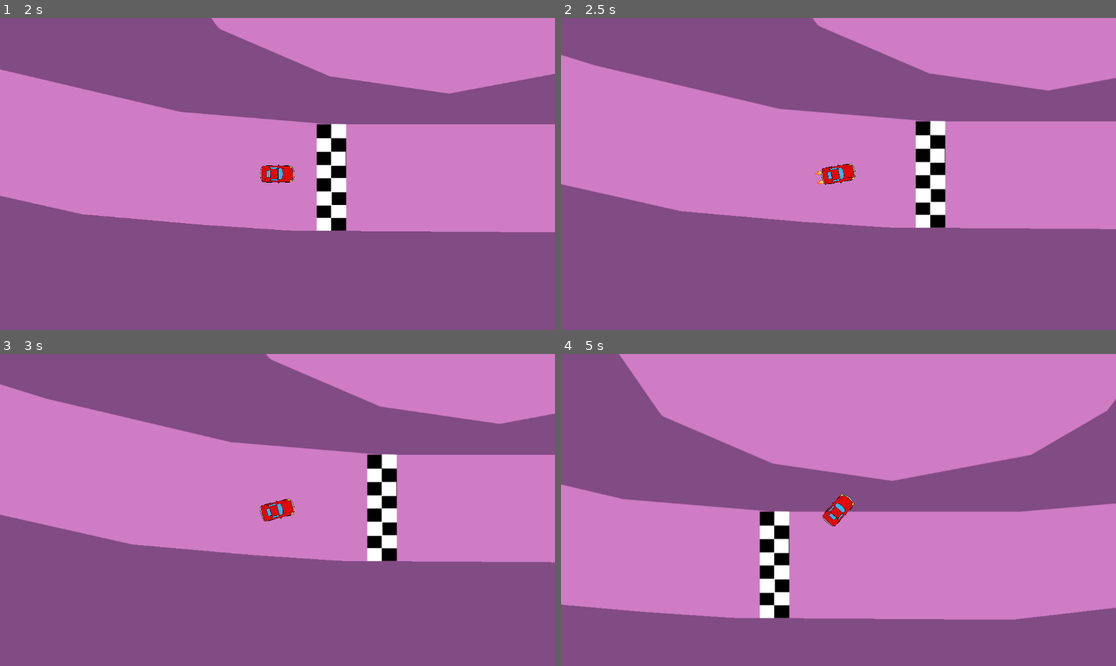
Above: before the commit, frames 1-4 (two rows, left to right).
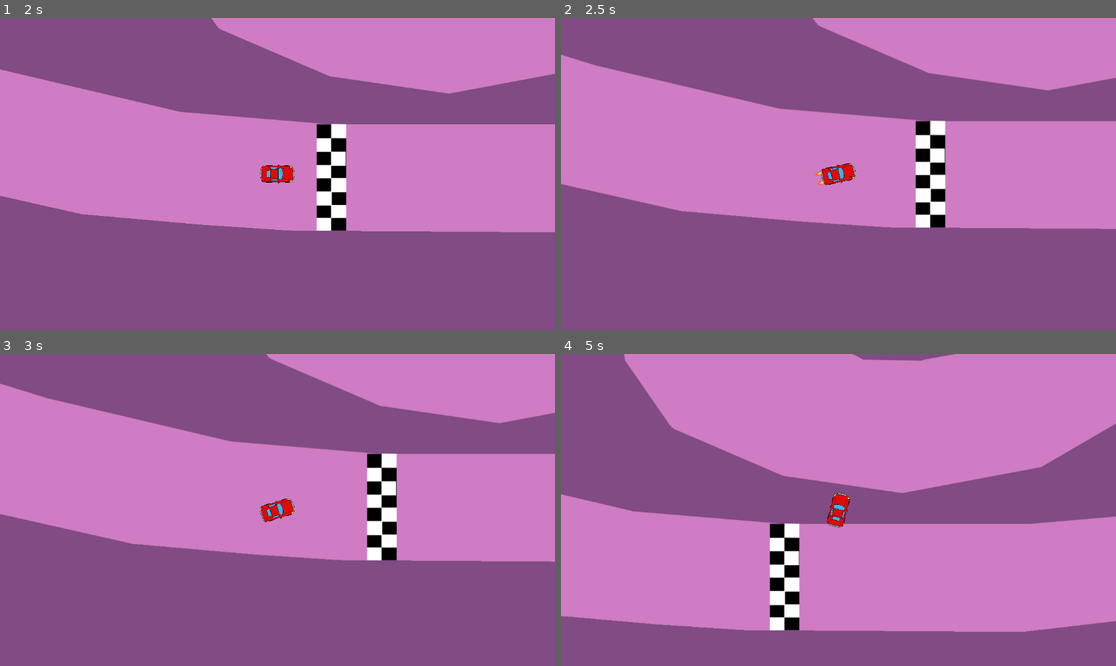
Above: after the commit, the same moments.

Repository: gnol-on-the-beat/Mario-kart-test
Game: Godot game, scene res://levesl/game level.tscn
Same seed, same stepped clock (60 frames per second), same inputs: the game is played once before the commit and once after it.
Inputs:
- Up to frame 1 (2 s): tap Enter at 0.5 s; hold D (turn_right) 0.53-1.28 s; hold Space (drift) 0.53-1.28 s; hold S (brake) from 1.28 s (still down); tap Space (drift) at 1.35 s
- Up to frame 2 (2.5 s): release S (brake) at 2.03 s; hold D (turn_right) from 2.03 s (still down); hold Shift (turbo) from 2.03 s (still down); tap Space (drift) at 2.3 s
- Up to frame 3 (3 s): release D (turn_right) at 2.78 s; release Shift (turbo) at 2.78 s; hold W (accelerate) from 2.78 s (still down); tap Space (drift) at 2.85 s
- Up to frame 4 (5 s): release W (accelerate) at 3.53 s; hold Space (drift) 3.53-4.28 s; hold A (turn_left) from 3.53 s (still down); tap Shift (turbo) at 4.35 s; tap Space (drift) at 4.55 s

Frame 1 is identical in both runs. In frame 2, 0.3% of the frame differs, in the area x 1-96%, y 20-68%; in frame 3, 1.2%; in frame 4, 13%, in the area x 0-100%, y 0-90%.

Commit message:
Steering angle drift

Diff:
--- a/bil test/art/control.gd
+++ b/bil test/art/control.gd
@@ -6,7 +6,9 @@
 
 @export var wheel_base = 70 #Distance from front to rear wheel
 @export var handling = 15 #how much steering decreases with speed
-@export var steering_angle = 10 #Amount that front wheel turns, in degrees (output)
+@export var steering_angle_normal = 10 #degrees (output)
+var steering_angle = steering_angle_normal
+var steering_angle_drift = steering_angle / 0.5
 var drift_steer = 24 #steering angle while drifting
 var regular_steer = 19 #steering angle while not drifting
 @export var car_speed = 800 #engine power without turbo
@@ -84,8 +86,11 @@
 	else: drifting = false
 	if drifting:
 		traction = traction_drift
+		steering_angle = steering_angle_drift
 	if traction < traction_normal and not drifting:
-		traction = min(traction * pow(1.1, delta*60)	 , traction_normal)
+		traction = min(traction * pow(1.05, delta*60)	 , traction_normal) #traction fade
+	if steering_angle > steering_angle_normal and not drifting:
+		steering_angle = min(steering_angle / pow(1.05, delta*60)	 , traction_normal) #steer angle fade
 	#reverse, traction
 	var d = new_heading.dot(velocity.normalized())
 	if d > 0:
